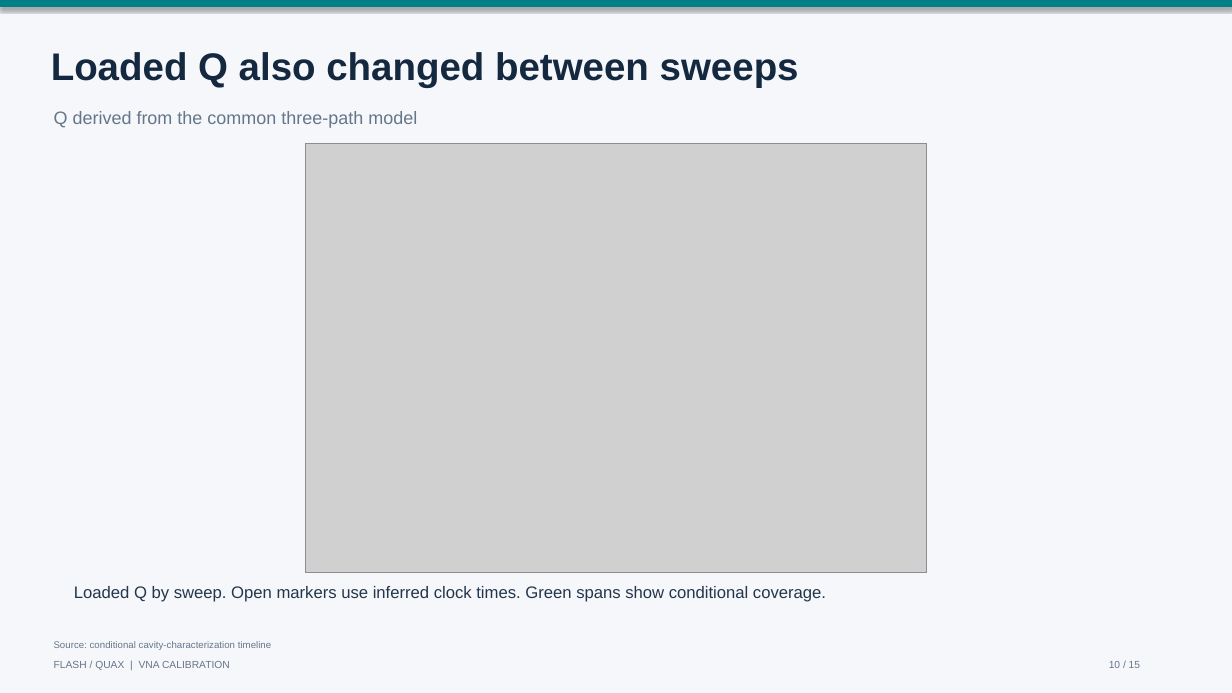
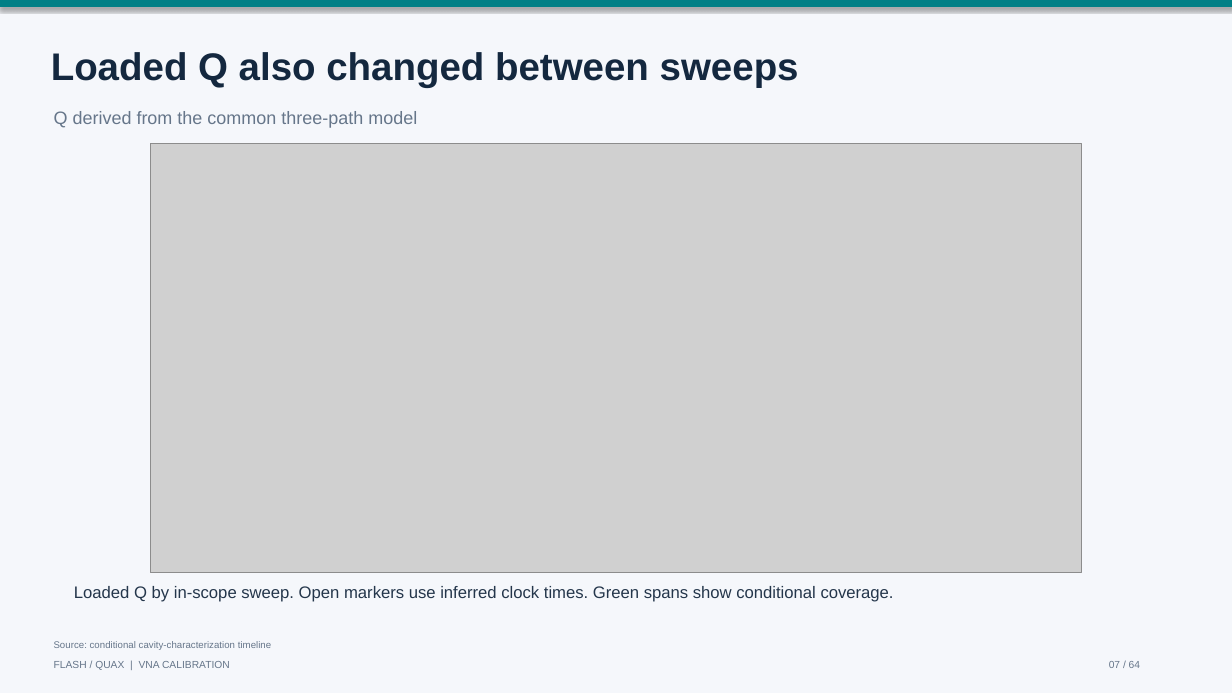
Before and after one commit to FLASH-HFGW/analysis, a slide deck: slide 7 of reporting/vna_calibration_20261125/flash_quax_vna_calibration.pptx (slide 10 before the commit). Drawn at 1232x693 pixels with LibreOffice and Linux fonts; fonts in the diff are those of the drawing; grey boxes stand for pictures. Boxes give left, top, right and bottom in pixels: in the first picture for what was removed or moved away, otherwise in the second. Text is boxed around its words. In the diff, an @@ line names an element or a change of style, - is before the commit and + after.

```diff
--- a/reporting/vna_calibration_20261125/flash_quax_vna_calibration.pptx
+++ b/reporting/vna_calibration_20261125/flash_quax_vna_calibration.pptx
@@ picture: place and size @@
-picture at [306,143,927,573]
+picture at [151,143,1081,573]
@@ text at [74,586,894,602]: text changed @@
-Loaded Q by sweep. Open markers use inferred clock times. Green spans show conditional coverage.
+Loaded Q by in-scope sweep. Open markers use inferred clock times. Green spans show conditional coverage.
@@ text at [1109,661,1140,668]: text changed @@
-10 / 15
+07 / 64
```
Also in this commit, not shown: 11 other slides changed, 52 slides added, 3 slides removed, 54 other files.
